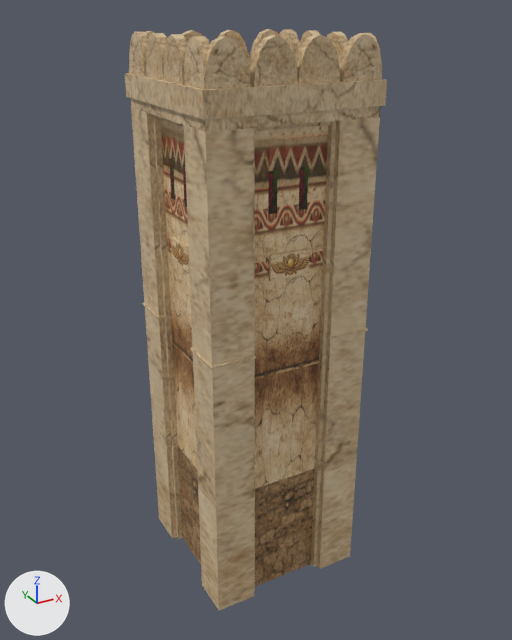
One commit to the COLLADA model art/meshes/structural/hitites/wall_tower.dae: the scene before it, then after it.
Camera for both pictures: a 50 mm camera at (-0.375, -0.695, 0.427) aimed at (0.006, -0.002, 0.08). Every picture has the same lights, and +X, +Y and +Z are marked at lower left. The picture after the commit comes second.

Names of what the first picture shows: 'Tower'.
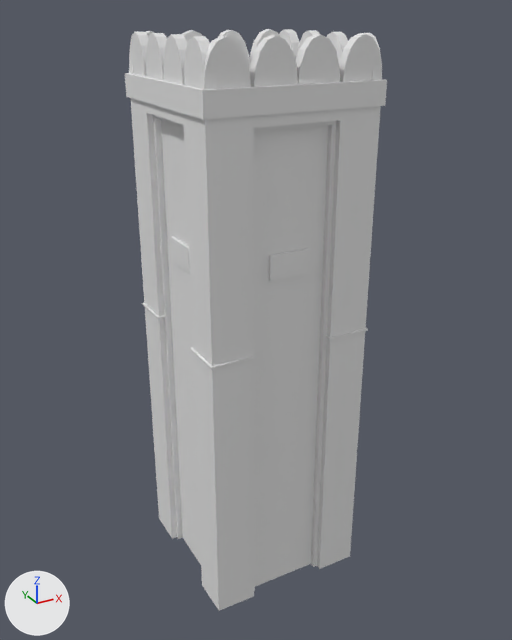
Pixel boxes [x1, y1, x2, y2] of what changed, in the pictures (512 x 640 px):
'Tower', recoloured (brown to white)
    both: [125, 29, 387, 611]

Diff of the bpy script that builds the scene:
```diff
--- a/art/meshes/structural/hitites/wall_tower.dae.py
+++ b/art/meshes/structural/hitites/wall_tower.dae.py
@@ mat_material_006 @@
+mat_material_006 = principled_material('Material.006')
+mat_material_006.base_color = (0.8, 0.8, 0.8)  # white #e7e7e7
@@ me_tower @@
 me_tower.from_pydata(...)  # 648 vertices, 1012 faces; spans x -0.102..0.102, y -0.102..0.102, z -0.25..0.404
-me_tower.materials.append(mat_material_001)  # picture img_hitites_struct_png
+me_tower.materials.append(mat_material_006)  # white #e7e7e7
```
